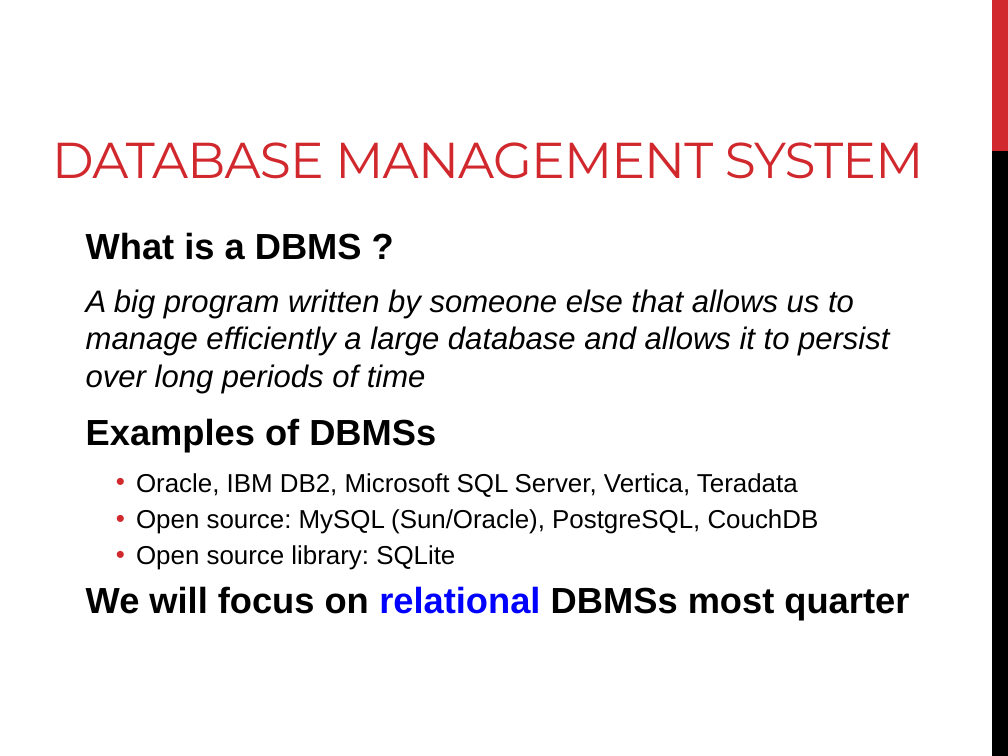
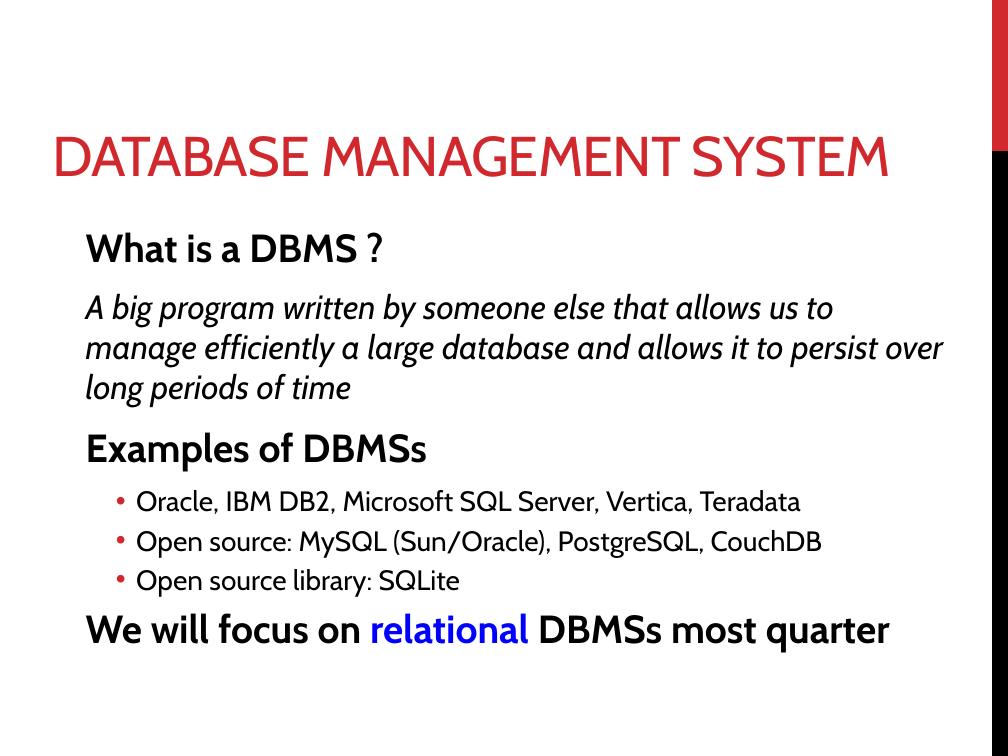
Before and after one commit to mahmoudparsian/data-warehousing-and-business-intelligence, a slide deck: slide 26 of resources/class_lectures/week_01_Introduction_to_MySQL_and_Tableau/week_01_intro_to_course_OMIS_113.pptx. Drawn at 1008x756 pixels with LibreOffice and Linux fonts; fonts in the diff are those of the drawing. Boxes give left, top, right and bottom in pixels: in the first picture for what was removed or moved away, otherwise in the second. Text is boxed around its words. In the diff, an @@ line names an element or a change of style, - is before the commit and + after.

```diff
--- a/resources/class_lectures/week_01_Introduction_to_MySQL_and_Tableau/week_01_intro_to_course_OMIS_113.pptx
+++ b/resources/class_lectures/week_01_Introduction_to_MySQL_and_Tableau/week_01_intro_to_course_OMIS_113.pptx
@@ title "DATABASE MANAGEMENT SYSTEM" at [52, 136, 891, 177]: size 36 to 40 pt, font Montserrat to Cabin @@
@@ text "What is a DBMS ?" at [86, 232, 943, 652]: size 25.9 to 28 pt in "What is a DBMS ?", "Examples of DBMSs", "We will focus on relational DBMSs most ..."; font Arial to Cabin; size 22.2 to 24 pt in "A big program written by someone else ..."; size 18.5 to 20 pt in "Oracle, IBM DB2, Microsoft SQL Server, Vertica, ...", "Open source: MySQL (Sun/Oracle), PostgreSQL, CouchDB", "Open source library: SQLite" @@
```
Also in this commit, not shown: 37 other slides changed, 10 other files.
